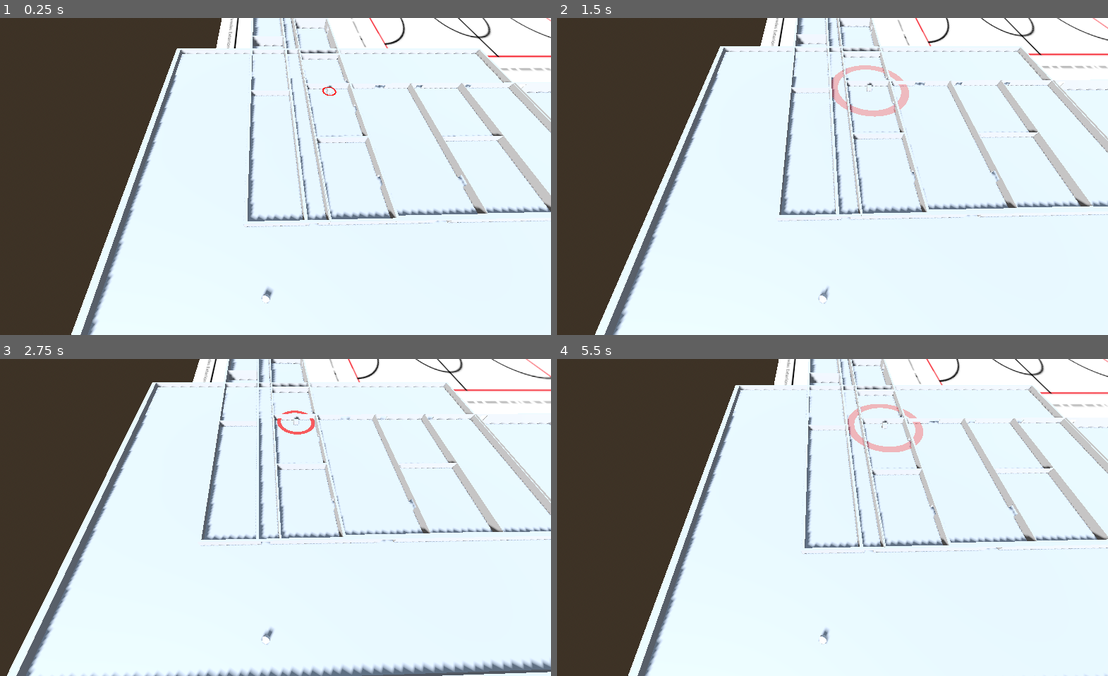
Above: before the commit, frames 1-4 (two rows, left to right).
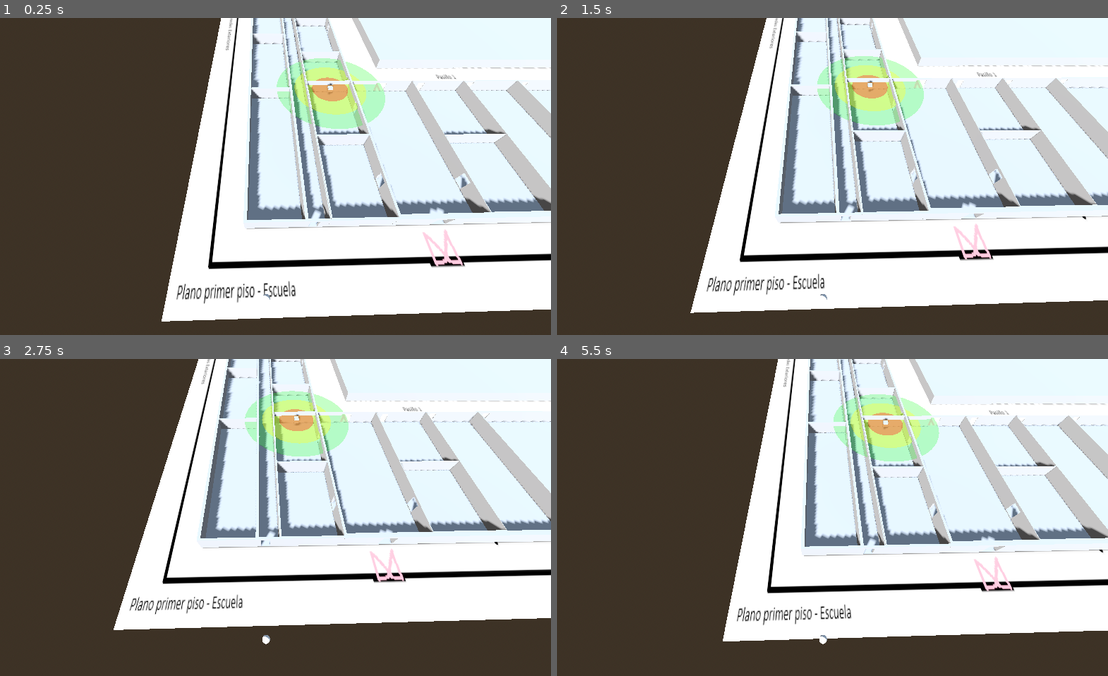
Above: after the commit, the same moments.

Repository: Ilycas/simulacion-y-modelo-proyecto
Game: Godot game, scene res://escuela.tscn
The game is run twice, just before and just after one commit, with the same random seed, the same clock (stepped at 60 frames per second) and the same inputs.
Inputs:
- Up to frame 1 (0.25 s): no input
- Up to frame 2 (1.5 s): tap Enter at 0.5 s; hold D 0.53-1.28 s; tap Space at 0.77 s; hold S from 1.28 s (still down)
- Up to frame 3 (2.75 s): tap Space at 1.52 s; release S at 2.03 s; hold D from 2.03 s (still down)
- Up to frame 4 (5.5 s): release D at 2.78 s; hold W 2.78-3.53 s; tap Space at 3.02, 3.77, 4.52 s; hold A 3.53-5.03 s; hold S from 5.03 s (still down)

The runs differ from the first frame. In frame 1, 28% of the frame differs, in the area x 12-100%, y 0-100%; in frame 2, 30%; in frame 3, 36%, in the area x 1-100%, y 0-100%; in frame 4, 31%.

Commit message:
fix: mover sub_resources antes de [node] en bloques, fix raycast print

Diff:
--- a/Bloque_sur.tscn
+++ b/Bloque_sur.tscn
@@ -1,8 +1,42 @@
 [gd_scene format=3 uid="uid://c6tihpamj7gw2"]
+
+[sub_resource type="BoxShape3D" id="BoxShape3D_madera_sur_x"]
+size = Vector3(0.3, 3, 32.4)
+
+[sub_resource type="BoxShape3D" id="BoxShape3D_madera_sur_z"]
+size = Vector3(21, 3, 0.3)
 
 [node name="Bloque_Sur" type="CSGCombiner3D" unique_id=1846529155]
 groups = ["concreto"]
 use_collision = true
+
+[node name="Pared_Madera_Sur_1" type="StaticBody3D" parent="."]
+groups = ["madera"]
+transform = Transform3D(1, 0, 0, 0, 1, 0, 0, 0, 1, 12.054, -53.88, -41.12)
+
+[node name="CollisionShape3D" type="CollisionShape3D" parent="Pared_Madera_Sur_1"]
+shape = SubResource("BoxShape3D_madera_sur_x")
+
+[node name="Pared_Madera_Sur_2" type="StaticBody3D" parent="."]
+groups = ["madera"]
+transform = Transform3D(1, 0, 0, 0, 1, 0, 0, 0, 1, -10.162, -53.88, -41.12)
+
+[node name="CollisionShape3D" type="CollisionShape3D" parent="Pared_Madera_Sur_2"]
+shape = SubResource("BoxShape3D_madera_sur_x")
+
+[node name="Pared_Madera_Sur_3" type="StaticBody3D" parent="."]
+groups = ["madera"]
+transform = Transform3D(1, 0, 0, 0, 1, 0, 0, 0, 1, -48.018, -53.88, -41.12)
+
+[node name="CollisionShape3D" type="CollisionShape3D" parent="Pared_Madera_Sur_3"]
+shape = SubResource("BoxShape3D_madera_sur_x")
+
+[node name="Pared_Madera_Sur_4" type="StaticBody3D" parent="."]
+groups = ["madera"]
+transform = Transform3D(1, 0, 0, 0, 1, 0, 0, 0, 1, 22.58, -53.88, -41.44)
+
+[node name="CollisionShape3D" type="CollisionShape3D" parent="Pared_Madera_Sur_4"]
+shape = SubResource("BoxShape3D_madera_sur_z")
 
 [node name="Bloque_Sur" type="CSGBox3D" parent="." unique_id=1819738529]
 transform = Transform3D(0.9042316, 0, 0, 0, 1, 0, 0, 0, 0.99999166, -15.2253065, -54.254246, -41.50849)
--- a/bloque_central.tscn
+++ b/bloque_central.tscn
@@ -1,8 +1,86 @@
 [gd_scene format=3 uid="uid://bylsoyawfw17x"]
+
+[sub_resource type="BoxShape3D" id="BoxShape3D_madera_central"]
+size = Vector3(10, 2.9, 0.4)
+
+[sub_resource type="BoxShape3D" id="BoxShape3D_ventana_central"]
+size = Vector3(0.3, 1.5, 2)
 
 [node name="Bloque_Central" type="CSGCombiner3D" unique_id=1241290368]
 groups = ["concreto"]
 use_collision = true
+
+# --- PAREDES INTERNAS DE MADERA ---
+[node name="Pared_Madera_Central_1" type="StaticBody3D" parent="."]
+groups = ["madera"]
+transform = Transform3D(1, 0, 0, 0, 1, 0, 0, 0, 1, 0.588, 0.909, -36.085)
+
+[node name="CollisionShape3D" type="CollisionShape3D" parent="Pared_Madera_Central_1"]
+shape = SubResource("BoxShape3D_madera_central")
+
+[node name="Pared_Madera_Central_2" type="StaticBody3D" parent="."]
+groups = ["madera"]
+transform = Transform3D(1, 0, 0, 0, 1, 0, 0, 0, 1, 0.588, 0.909, -20.102)
+
+[node name="CollisionShape3D" type="CollisionShape3D" parent="Pared_Madera_Central_2"]
+shape = SubResource("BoxShape3D_madera_central")
+
+[node name="Pared_Madera_Central_3" type="StaticBody3D" parent="."]
+groups = ["madera"]
+transform = Transform3D(1, 0, 0, 0, 1, 0, 0, 0, 1, 0.588, 0.909, -8.131)
+
+[node name="CollisionShape3D" type="CollisionShape3D" parent="Pared_Madera_Central_3"]
+shape = SubResource("BoxShape3D_madera_central")
+
+[node name="Pared_Madera_Central_4" type="StaticBody3D" parent="."]
+groups = ["madera"]
+transform = Transform3D(1, 0, 0, 0, 1, 0, 0, 0, 1, 0.588, 0.909, 11.285)
+
+[node name="CollisionShape3D" type="CollisionShape3D" parent="Pared_Madera_Central_4"]
+shape = SubResource("BoxShape3D_madera_central")
+
+[node name="Pared_Madera_Central_5" type="StaticBody3D" parent="."]
+groups = ["madera"]
+transform = Transform3D(1, 0, 0, 0, 1, 0, 0, 0, 1, 0.588, 0.909, 28.839)
+
+[node name="CollisionShape3D" type="CollisionShape3D" parent="Pared_Madera_Central_5"]
+shape = SubResource("BoxShape3D_madera_central")
+
+# --- VENTANAS ---
+[node name="Ventana_Central_1" type="StaticBody3D" parent="."]
+groups = ["ventana"]
+transform = Transform3D(1, 0, 0, 0, 1, 0, 0, 0, 1, 5.7, 0.91, -44.1)
+
+[node name="CollisionShape3D" type="CollisionShape3D" parent="Ventana_Central_1"]
+shape = SubResource("BoxShape3D_ventana_central")
+
+[node name="Ventana_Central_2" type="StaticBody3D" parent="."]
+groups = ["ventana"]
+transform = Transform3D(1, 0, 0, 0, 1, 0, 0, 0, 1, 5.7, 0.91, -28.1)
+
+[node name="CollisionShape3D" type="CollisionShape3D" parent="Ventana_Central_2"]
+shape = SubResource("BoxShape3D_ventana_central")
+
+[node name="Ventana_Central_3" type="StaticBody3D" parent="."]
+groups = ["ventana"]
+transform = Transform3D(1, 0, 0, 0, 1, 0, 0, 0, 1, 5.7, 0.91, 1.6)
+
+[node name="CollisionShape3D" type="CollisionShape3D" parent="Ventana_Central_3"]
+shape = SubResource("BoxShape3D_ventana_central")
+
+[node name="Ventana_Central_4" type="StaticBody3D" parent="."]
+groups = ["ventana"]
+transform = Transform3D(1, 0, 0, 0, 1, 0, 0, 0, 1, 5.7, 0.91, 20.0)
+
+[node name="CollisionShape3D" type="CollisionShape3D" parent="Ventana_Central_4"]
+shape = SubResource("BoxShape3D_ventana_central")
+
+[node name="Ventana_Central_5" type="StaticBody3D" parent="."]
+groups = ["ventana"]
+transform = Transform3D(1, 0, 0, 0, 1, 0, 0, 0, 1, 5.7, 0.91, 37.8)
+
+[node name="CollisionShape3D" type="CollisionShape3D" parent="Ventana_Central_5"]
+shape = SubResource("BoxShape3D_ventana_central")
 
 [node name="Bloque" type="CSGBox3D" parent="." unique_id=1643083679]
 transform = Transform3D(1, 0, 0, 0, 1, 0, 0, 0, 1, 0.47727203, 0.7659426, -2.8616333)
--- a/bloque_oeste.tscn
+++ b/bloque_oeste.tscn
@@ -1,8 +1,65 @@
 [gd_scene format=3 uid="uid://2w0tdp533ecb"]
+
+[sub_resource type="BoxShape3D" id="BoxShape3D_madera_oeste"]
+size = Vector3(8.5, 2.9, 0.4)
+
+[sub_resource type="BoxShape3D" id="BoxShape3D_ventana_oeste"]
+size = Vector3(0.3, 1.5, 2)
 
 [node name="Bloque_Oeste" type="CSGCombiner3D" unique_id=1846418678]
 groups = ["concreto"]
 use_collision = true
+
+# --- PAREDES INTERNAS DE MADERA ---
+[node name="Pared_Madera_Oeste_1" type="StaticBody3D" parent="."]
+groups = ["madera"]
+transform = Transform3D(1, 0, 0, 0, 1, 0, 0, 0, 1, 49.72, 0.836, 28.554)
+
+[node name="CollisionShape3D" type="CollisionShape3D" parent="Pared_Madera_Oeste_1"]
+shape = SubResource("BoxShape3D_madera_oeste")
+
+[node name="Pared_Madera_Oeste_2" type="StaticBody3D" parent="."]
+groups = ["madera"]
+transform = Transform3D(1, 0, 0, 0, 1, 0, 0, 0, 1, 49.72, 0.836, 0.980)
+
+[node name="CollisionShape3D" type="CollisionShape3D" parent="Pared_Madera_Oeste_2"]
+shape = SubResource("BoxShape3D_madera_oeste")
+
+[node name="Pared_Madera_Oeste_3" type="StaticBody3D" parent="."]
+groups = ["madera"]
+transform = Transform3D(1, 0, 0, 0, 1, 0, 0, 0, 1, 49.72, 0.836, -22.151)
+
+[node name="CollisionShape3D" type="CollisionShape3D" parent="Pared_Madera_Oeste_3"]
+shape = SubResource("BoxShape3D_madera_oeste")
+
+# --- VENTANAS ---
+[node name="Ventana_Oeste_1" type="StaticBody3D" parent="."]
+groups = ["ventana"]
+transform = Transform3D(1, 0, 0, 0, 1, 0, 0, 0, 1, 55.5, 0.84, 40.8)
+
+[node name="CollisionShape3D" type="CollisionShape3D" parent="Ventana_Oeste_1"]
+shape = SubResource("BoxShape3D_ventana_oeste")
+
+[node name="Ventana_Oeste_2" type="StaticBody3D" parent="."]
+groups = ["ventana"]
+transform = Transform3D(1, 0, 0, 0, 1, 0, 0, 0, 1, 55.5, 0.84, 14.7)
+
+[node name="CollisionShape3D" type="CollisionShape3D" parent="Ventana_Oeste_2"]
+shape = SubResource("BoxShape3D_ventana_oeste")
+
+[node name="Ventana_Oeste_3" type="StaticBody3D" parent="."]
+groups = ["ventana"]
+transform = Transform3D(1, 0, 0, 0, 1, 0, 0, 0, 1, 55.5, 0.84, -10.5)
+
+[node name="CollisionShape3D" type="CollisionShape3D" parent="Ventana_Oeste_3"]
+shape = SubResource("BoxShape3D_ventana_oeste")
+
+[node name="Ventana_Oeste_4" type="StaticBody3D" parent="."]
+groups = ["ventana"]
+transform = Transform3D(1, 0, 0, 0, 1, 0, 0, 0, 1, 55.5, 0.84, -37.1)
+
+[node name="CollisionShape3D" type="CollisionShape3D" parent="Ventana_Oeste_4"]
+shape = SubResource("BoxShape3D_ventana_oeste")
 
 [node name="Bloque" type="CSGBox3D" parent="." unique_id=1267439583]
 transform = Transform3D(1, 0, 0, 0, 1, 0, 0, 0, 1, 48.064842, 0.40891027, 0.82424927)
--- a/escuela.tscn
+++ b/escuela.tscn
@@ -1,6 +1,5 @@
 [gd_scene format=3 uid="uid://dlf5sdhwkuqdn"]
 
-[ext_resource type="Script" uid="uid://cbbb1kpq5loeg" path="res://onda_wi_fi.gd" id="1_ak8b8"]
 [ext_resource type="Script" uid="uid://bhc3htsqyd8aw" path="res://estudiante.gd" id="1_awtwk"]
 [ext_resource type="Texture2D" uid="uid://b3lwrvtx1elab" path="res://Plano.png" id="2_7pst4"]
 [ext_resource type="PackedScene" uid="uid://c6tihpamj7gw2" path="res://Bloque_sur.tscn" id="3_jdjiw"]
@@ -24,31 +23,28 @@
 
 [sub_resource type="BoxMesh" id="BoxMesh_8fxs5"]
 
-[sub_resource type="StandardMaterial3D" id="StandardMaterial3D_ak8b8"]
+[sub_resource type="StandardMaterial3D" id="StandardMaterial3D_awtwk"]
 transparency = 1
-shading_mode = 0
-albedo_color = Color(1, 0, 0, 0.39215687)
+albedo_color = Color(0.972549, 0, 0, 0.39215687)
 
-[sub_resource type="TorusMesh" id="TorusMesh_wkv31"]
-inner_radius = 0.8
+[sub_resource type="CylinderMesh" id="CylinderMesh_awtwk"]
+
+[sub_resource type="StandardMaterial3D" id="StandardMaterial3D_7pst4"]
+transparency = 1
+albedo_color = Color(1, 1, 0, 0.39215687)
+
+[sub_resource type="StandardMaterial3D" id="StandardMaterial3D_jdjiw"]
+transparency = 1
+albedo_color = Color(0, 1, 0, 0.27450982)
 
 [sub_resource type="CapsuleMesh" id="CapsuleMesh_awtwk"]
 height = 1.6
 
 [sub_resource type="CapsuleShape3D" id="CapsuleShape3D_awtwk"]
+height = 1.6
 radius = 0.3
-height = 1.6
 
 [sub_resource type="SphereMesh" id="SphereMesh_awtwk"]
-
-[sub_resource type="BoxShape3D" id="BoxShape3D_pared_madera"]
-size = Vector3(10, 2.9, 0.4)
-
-[sub_resource type="BoxShape3D" id="BoxShape3D_pared_madera_oeste"]
-size = Vector3(8.5, 2.9, 0.4)
-
-[sub_resource type="BoxShape3D" id="BoxShape3D_ventana"]
-size = Vector3(12, 1.5, 0.3)
 
 [node name="Escuela" type="Node3D" unique_id=479217386]
 
@@ -65,13 +61,25 @@
 [node name="Router" type="MeshInstance3D" parent="Router" unique_id=472395533]
 mesh = SubResource("BoxMesh_8fxs5")
 
+[node name="ZonaCalorFuerte" type="MeshInstance3D" parent="Router/Router" unique_id=840467088]
+transform = Transform3D(8, 0, 0, 0, 0.1, 0, 0, 0, 8, 0, 0, 0)
+material_override = SubResource("StandardMaterial3D_awtwk")
+cast_shadow = 0
+mesh = SubResource("CylinderMesh_awtwk")
+
+[node name="ZonaCalorPromedio" type="MeshInstance3D" parent="Router/Router" unique_id=2113290615]
+transform = Transform3D(16, 0, 0, 0, 0.1, 0, 0, 0, 16, 0, 0, 0)
+material_override = SubResource("StandardMaterial3D_7pst4")
+mesh = SubResource("CylinderMesh_awtwk")
+
+[node name="ZonaCalorDebil" type="MeshInstance3D" parent="Router/Router" unique_id=1808827795]
+transform = Transform3D(24, 0, 0, 0, 0.1, 0, 0, 0, 24, 0, 0, 0)
+material_override = SubResource("StandardMaterial3D_jdjiw")
+mesh = SubResource("CylinderMesh_awtwk")
+
 [node name="RayCast3D" type="RayCast3D" parent="Router/Router" unique_id=316226275]
-
-[node name="OndaWiFi" type="MeshInstance3D" parent="Router/Router" unique_id=1073161663]
-transform = Transform3D(1, 0, 0, 0, 0.1, 0, 0, 0, 1, 0, 0, 0)
-material_override = SubResource("StandardMaterial3D_ak8b8")
-mesh = SubResource("TorusMesh_wkv31")
-script = ExtResource("1_ak8b8")
+collide_with_areas = false
+collide_with_bodies = true
 
 [node name="Estudiante" type="CharacterBody3D" parent="." unique_id=2047578850 node_paths=PackedStringArray("nodo_router", "nodo_raycast", "nodo_paquete")]
 transform = Transform3D(1, 0, 0, 0, 1, 0, 0, 0, 1, 51.3575, 0.9649887, -61.79018)
@@ -119,69 +127,4 @@
 transform = Transform3D(1, 0, 0, 0, 1, 0, 0, 0, 1, -9.207361, 0, 0)
 
 [node name="Bloque_Patio" parent="." unique_id=456839349 instance=ExtResource("8_lmequ")]
-transform = Transform3D(1, 0, 0, 0, 1, 0, 0, 0, 1, 36.59, 0.91, -36.09)
-
-[node name="Pared_Madera_Central_1#CollisionShape3D" type="CollisionShape3D" parent="." unique_id=475695634]
-shape = SubResource("BoxShape3D_pared_madera")
-
-[node name="Pared_Madera_Central_2" type="StaticBody3D" parent="." unique_id=763766321]
-transform = Transform3D(1, 0, 0, 0, 1, 0, 0, 0, 1, 36.59, 0.91, -20.1)
-
-[node name="CollisionShape3D" type="CollisionShape3D" parent="Pared_Madera_Central_2" unique_id=1346073273]
-shape = SubResource("BoxShape3D_pared_madera")
-
-[node name="Pared_Madera_Central_3" type="StaticBody3D" parent="." unique_id=1437768452]
-transform = Transform3D(1, 0, 0, 0, 1, 0, 0, 0, 1, 36.59, 0.91, -8.13)
-
-[node name="CollisionShape3D" type="CollisionShape3D" parent="Pared_Madera_Central_3" unique_id=2140398541]
-shape = SubResource("BoxShape3D_pared_madera")
-
-[node name="Pared_Madera_Central_4" type="StaticBody3D" parent="." unique_id=1521558212]
-transform = Transform3D(1, 0, 0, 0, 1, 0, 0, 0, 1, 36.59, 0.91, 11.29)
-
-[node name="CollisionShape3D" type="CollisionShape3D" parent="Pared_Madera_Central_4" unique_id=1080938801]
-shape = SubResource("BoxShape3D_pared_madera")
-
-[node name="Pared_Madera_Central_5" type="StaticBody3D" parent="." unique_id=1939664973]
-transform = Transform3D(1, 0, 0, 0, 1, 0, 0, 0, 1, 36.59, 0.91, 28.84)
-
-[node name="CollisionShape3D" type="CollisionShape3D" parent="Pared_Madera_Central_5" unique_id=1903288864]
-transform = Transform3D(1, 0, 0, 0, 1, 0, 0, 0, 1, 49.72, 1.01, 28.38)
-shape = SubResource("BoxShape3D_pared_madera")
-
-[node name="Pared_Madera_Oeste_1#CollisionShape3D" type="CollisionShape3D" parent="." unique_id=1213331271]
-shape = SubResource("BoxShape3D_pared_madera_oeste")
-
-[node name="Pared_Madera_Oeste_2" type="StaticBody3D" parent="." unique_id=1400632755]
-transform = Transform3D(1, 0, 0, 0, 1, 0, 0, 0, 1, 49.72, 1.01, 0.81)
-
-[node name="CollisionShape3D" type="CollisionShape3D" parent="Pared_Madera_Oeste_2" unique_id=1152042795]
-shape = SubResource("BoxShape3D_pared_madera_oeste")
-
-[node name="Pared_Madera_Oeste_3" type="StaticBody3D" parent="." unique_id=1029475166]
-transform = Transform3D(1, 0, 0, 0, 1, 0, 0, 0, 1, 49.72, 1.01, -22.32)
-
-[node name="CollisionShape3D" type="CollisionShape3D" parent="Pared_Madera_Oeste_3" unique_id=1204210321]
-transform = Transform3D(1, 0, 0, 0, 1, 0, 0, 0, 1, 41.6, 0.91, -44)
-shape = SubResource("BoxShape3D_pared_madera_oeste")
-
-[node name="Ventana_Central_1#CollisionShape3D" type="CollisionShape3D" parent="." unique_id=1638883707]
-shape = SubResource("BoxShape3D_ventana")
-
-[node name="Ventana_Central_2" type="StaticBody3D" parent="." unique_id=1722978746]
-transform = Transform3D(1, 0, 0, 0, 1, 0, 0, 0, 1, 41.6, 0.91, 38)
-
-[node name="CollisionShape3D" type="CollisionShape3D" parent="Ventana_Central_2" unique_id=835946058]
-shape = SubResource("BoxShape3D_ventana")
-
-[node name="Ventana_Oeste_1" type="StaticBody3D" parent="." unique_id=908647389]
-transform = Transform3D(1, 0, 0, 0, 1, 0, 0, 0, 1, 54.7, 1.01, 45)
-
-[node name="CollisionShape3D" type="CollisionShape3D" parent="Ventana_Oeste_1" unique_id=345591901]
-shape = SubResource("BoxShape3D_ventana")
-
-[node name="Ventana_Oeste_2" type="StaticBody3D" parent="." unique_id=735269505]
-transform = Transform3D(1, 0, 0, 0, 1, 0, 0, 0, 1, 54.7, 1.01, -43)
-
-[node name="CollisionShape3D" type="CollisionShape3D" parent="Ventana_Oeste_2" unique_id=722275012]
-shape = SubResource("BoxShape3D_ventana")
+transform = Transform3D(1, 0, 0, 0, 1, 0, 0, 0, 1, -15.2997, 0.50118065, 23.710278)
--- a/estudiante.gd
+++ b/estudiante.gd
@@ -62,6 +62,7 @@
 			var colisor = nodo_raycast.get_collider()
 			if colisor != self:
 				hay_obstaculo = true
+				print("Colisiona con: ", colisor.name, " | grupos: ", colisor.get_groups())
 
 				# SISTEMA DE DETECCIÓN DE MATERIALES MEDIANTE GRUPOS
 				if colisor.is_in_group("ventana"):
